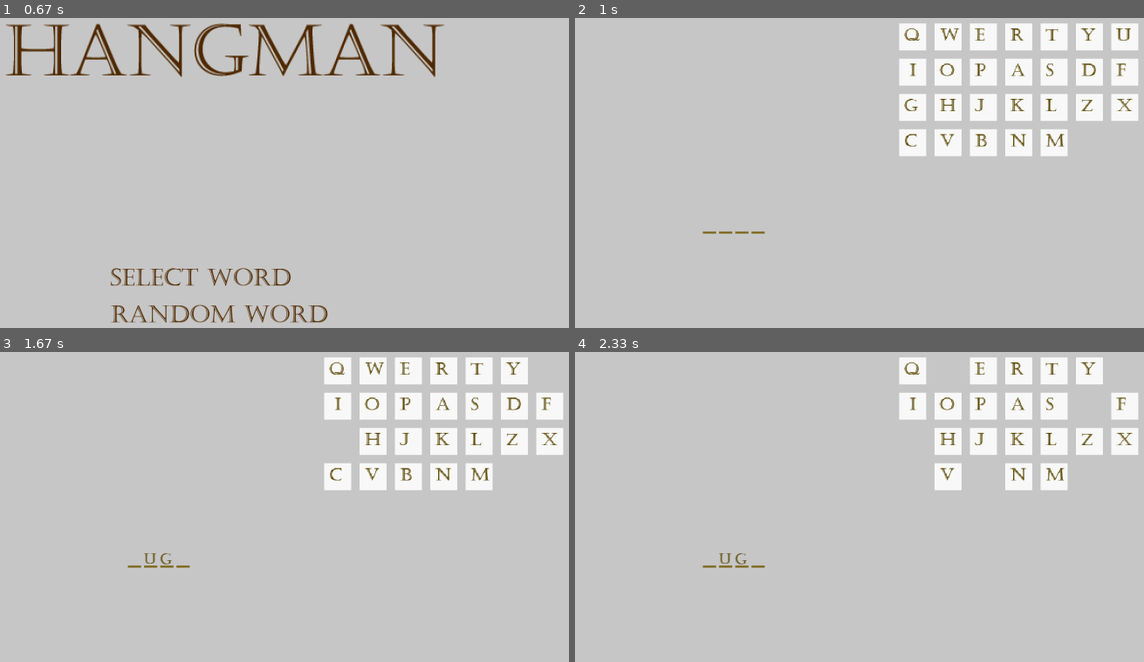
Above: before the commit, frames 1-4 (two rows, left to right).
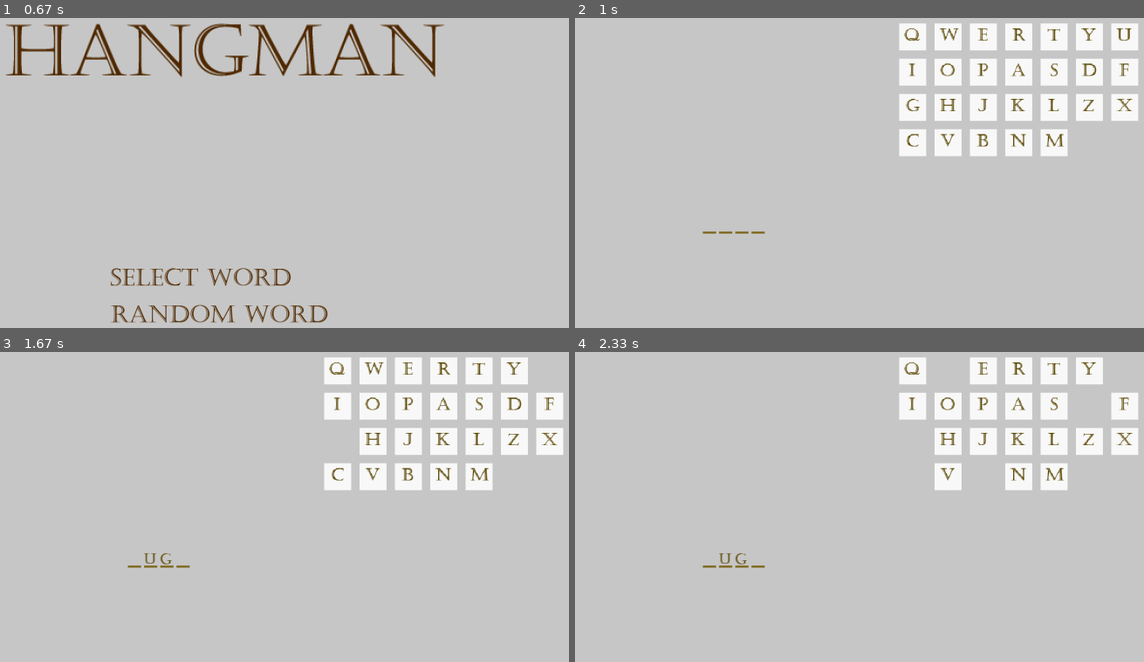
Above: after the commit, the same moments.

Repository: OM3G424747/Pygame_Hangman
Game: pygame game, started from Hangman_Game.py
The game is run twice, just before and just after one commit, with the same random seed, the same clock (stepped at 60 frames per second) and the same inputs.
Inputs (mouse positions are in pixels of both pictures, inside the frame that each line leads up to):
- Up to frame 1 (0.67 s): click (210, 312) at 0.38 s
- Up to frame 2 (1 s): click (791, 312) at 0.72 s
- Up to frame 3 (1.67 s): tap G at 1 s; tap U at 1.33 s
- Up to frame 4 (2.33 s): hold D 1.67-2.13 s; tap B at 1.82 s; hold W from 2.17 s (still down); tap C at 2.32 s

Frame 1 is identical in both runs. In frame 2, 1.1% of the frame differs, in the area x 57-98%, y 3-42%; in frame 3, 1.0%; in frame 4, 0.7%.

Commit message:
Update Hangman_Game.py
improved letter centering on buttons

Diff:
--- a/Hangman_Game.py
+++ b/Hangman_Game.py
@@ -60,11 +60,13 @@
         self.buttonWidth = 55 #sets width of keyboard buttons
         self.buttonHeight = 55 #set height of keyboard buttons
         self.buttonSpacing = self.buttonWidth + 17 #number added determines the spacing between buttons
+        self.letterSpacing = 10
         self.numberOfButtonsinRow = 7
         self.rowButtonCounter = 0
         self.topRowY_pos = 100
         self.buttonCount = 0
         self.keyBoardLetters = keyBoardLetters
+        letterX_pos = 0
 
         for Letter in self.keyBoardLetters:
             if self.buttonCount == 0: #used to check if starting point
@@ -72,6 +74,7 @@
                 self.buttonY_posList.append(self.topRowY_pos)
                 if Letter.capitalize() not in self.guessedLetters:
                     pygame.draw.rect(Game_Screen, (250,250,250), [self.buttonX_posList[self.buttonCount],self.topRowY_pos,self.buttonWidth,self.buttonHeight]) #sets surface, colour and X-pos,Y-pos+size for the rectangle to be drawn
+
                     self.Game_Screen.blit(pygame.transform.scale(pygame.image.load("assets/"+Letter.capitalize()+".png"), (int(textWidth[Letter.capitalize()] *1.2), int(21*1.2))),(self.buttonX_posList[self.buttonCount] + 10,self.topRowY_pos + 10))
                 self.buttonCount = self.buttonCount + 1
                 self.rowButtonCounter = self.rowButtonCounter + 1
@@ -86,9 +89,34 @@
                     pygame.draw.rect(Game_Screen, (250,250,250), [self.buttonX_posList[self.buttonCount],self.buttonY_posList[self.buttonCount],self.buttonWidth,self.buttonHeight]) #sets surface, colour and X-pos,Y-pos+size for the rectangle to be drawn
                     #TODO - Update to center all letters based on their width!
                     if textWidth[Letter.capitalize()] <= 13: #used to center text of the button based on it's width
-                        letterX_pos = self.buttonX_posList[self.buttonCount] + 20 #adds spacing to the buttons X_pos to center it in the button
-                    elif textWidth[Letter.capitalize()] >= 13:
-                        letterX_pos = self.buttonX_posList[self.buttonCount] + 10
+                        letterX_pos = self.buttonX_posList[self.buttonCount] + self.letterSpacing + 8  #adds spacing to the buttons X_pos to center it in the button
+                    elif textWidth[Letter.capitalize()] <= 14: #used to center text of the button based on it's width
+                        letterX_pos = self.buttonX_posList[self.buttonCount] + self.letterSpacing + 9
+                    elif textWidth[Letter.capitalize()] <= 16: #used to center text of the button based on it's width
+                        letterX_pos = self.buttonX_posList[self.buttonCount] + self.letterSpacing + 7
+                    elif textWidth[Letter.capitalize()] <= 17: #used to center text of the button based on it's width
+                        letterX_pos = self.buttonX_posList[self.buttonCount] + self.letterSpacing + 6
+                    elif textWidth[Letter.capitalize()] <= 19: #used to center text of the button based on it's width
+                        letterX_pos = self.buttonX_posList[self.buttonCount] + self.letterSpacing + 5
+                    elif textWidth[Letter.capitalize()] <= 20: #used to center text of the button based on it's width
+                        letterX_pos = self.buttonX_posList[self.buttonCount] + self.letterSpacing + 3
+                    elif textWidth[Letter.capitalize()] <= 22: #used to center text of the button based on it's width
+                        letterX_pos = self.buttonX_posList[self.buttonCount] + self.letterSpacing + 4
+                    elif textWidth[Letter.capitalize()] <= 24: #used to center text of the button based on it's width
+                        letterX_pos = self.buttonX_posList[self.buttonCount] + self.letterSpacing + 4
+                    elif textWidth[Letter.capitalize()] <= 25: #used to center text of the button based on it's width
+                        letterX_pos = self.buttonX_posList[self.buttonCount] + self.letterSpacing + 1
+                    elif textWidth[Letter.capitalize()] <= 26: #used to center text of the button based on it's width
+                        letterX_pos = self.buttonX_posList[self.buttonCount] + self.letterSpacing + 1
+                    elif textWidth[Letter.capitalize()] <= 27: #used to center text of the button based on it's width
+                        letterX_pos = self.buttonX_posList[self.buttonCount] + self.letterSpacing  - 4
+                    elif textWidth[Letter.capitalize()] <= 28: #used to center text of the button based on it's width
+                        letterX_pos = self.buttonX_posList[self.buttonCount] + self.letterSpacing
+                    elif textWidth[Letter.capitalize()] <= 33: #used to center text of the button based on it's width
+                        letterX_pos = self.buttonX_posList[self.buttonCount] + self.letterSpacing  - 1
+                    elif textWidth[Letter.capitalize()] <= 34: #used to center text of the button based on it's width
+                        letterX_pos = self.buttonX_posList[self.buttonCount] + self.letterSpacing  - 1
+
                     self.Game_Screen.blit(pygame.transform.scale(pygame.image.load("assets/"+Letter.capitalize()+".png"), (int(textWidth[Letter.capitalize()] *1.2), int(21*1.2))),(letterX_pos,self.buttonY_posList[self.buttonCount] + 10))
 
                 self.buttonCount = self.buttonCount + 1
